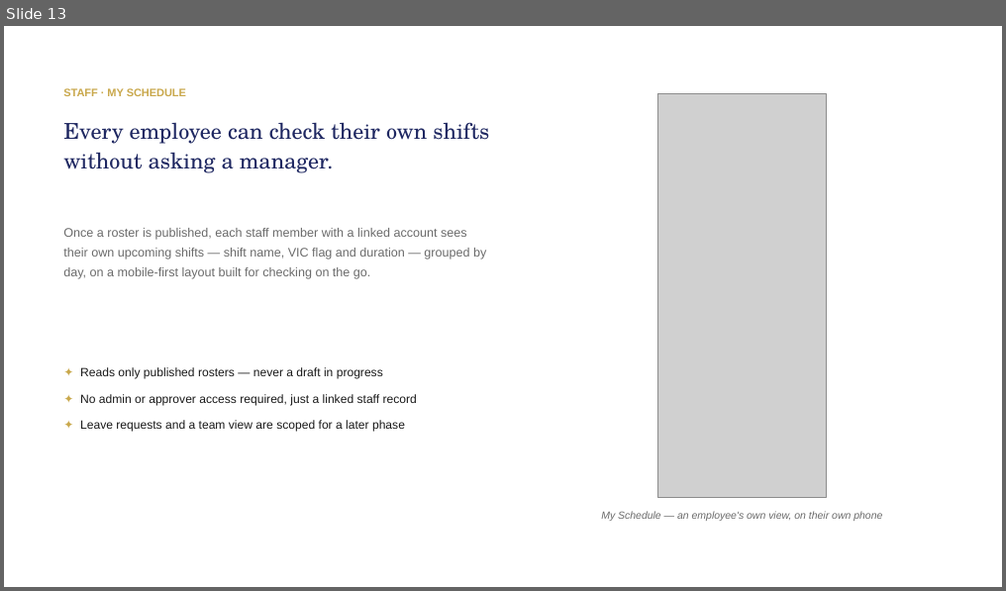
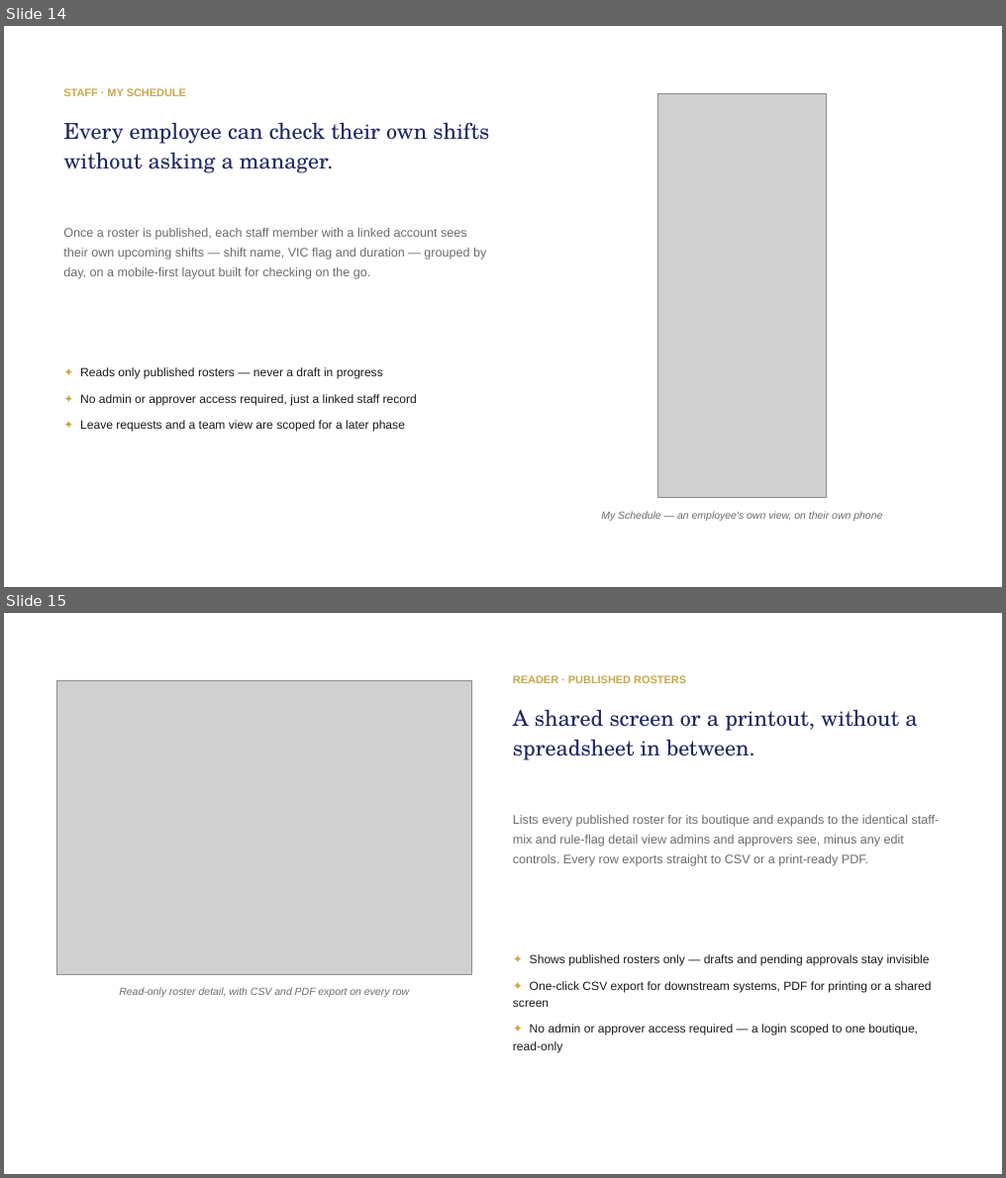
Before and after one commit to ohtiek/roster-app, a slide deck: frontend/dist/introduction/product-overview.pptx. Shown one above the other, each under a label of ours: slide 13 before the commit, slides 14 and 15 after it. The pictures are 1006x591 and 1006x1178 pixels, drawn with LibreOffice and Linux fonts; fonts in the diff are those of the drawing; grey boxes stand for pictures. Boxes give left, top, right and bottom in pixels: in the first picture for what was removed or moved away, otherwise in the second. Text is boxed around its words. In the diff, an @@ line names an element or a change of style, - is before the commit and + after.

```diff
--- a/frontend/dist/introduction/product-overview.pptx
+++ b/frontend/dist/introduction/product-overview.pptx
@@ slide 15 added at <box>4,613,1002,1174</box>, background #FFFFFF @@
@@ picture added at <box>56,680,472,974</box> @@
@@ text added at <box>513,675,686,683</box>, 10.5 pt, text #C9A84C, bold @@
+READER · PUBLISHED ROSTERS
@@ text added at <box>513,709,917,761</box>, 21 pt, text #1E2761 @@
+A shared screen or a printout, without a spreadsheet in between.
@@ text added at <box>513,815,940,866</box>, 12 pt, text #6B6B6B @@
+Lists every published roster for its boutique and expands to the identical staff-mix and rule-flag detail view admins and approvers see, minus any edit controls. Every row exports straight to CSV or a print-ready PDF.
@@ text added at <box>513,955,932,1053</box>, 11.5 pt, text #1A1A1A @@
+✦ Shows published rosters only — drafts and pending approvals stay invisible
+✦ One-click CSV export for downstream systems, PDF for printing or a shared screen
+✦ No admin or approver access required — a login scoped to one boutique, read-only
@@ text added at <box>119,987,409,997</box>, 10 pt, text #6B6B6B, italic @@
+Read-only roster detail, with CSV and PDF export on every row
@@ what was slide 13 is now slide 14 @@
```
Also in this commit, not shown: 5 slides changed, 1 other slide added, 5 other files.
